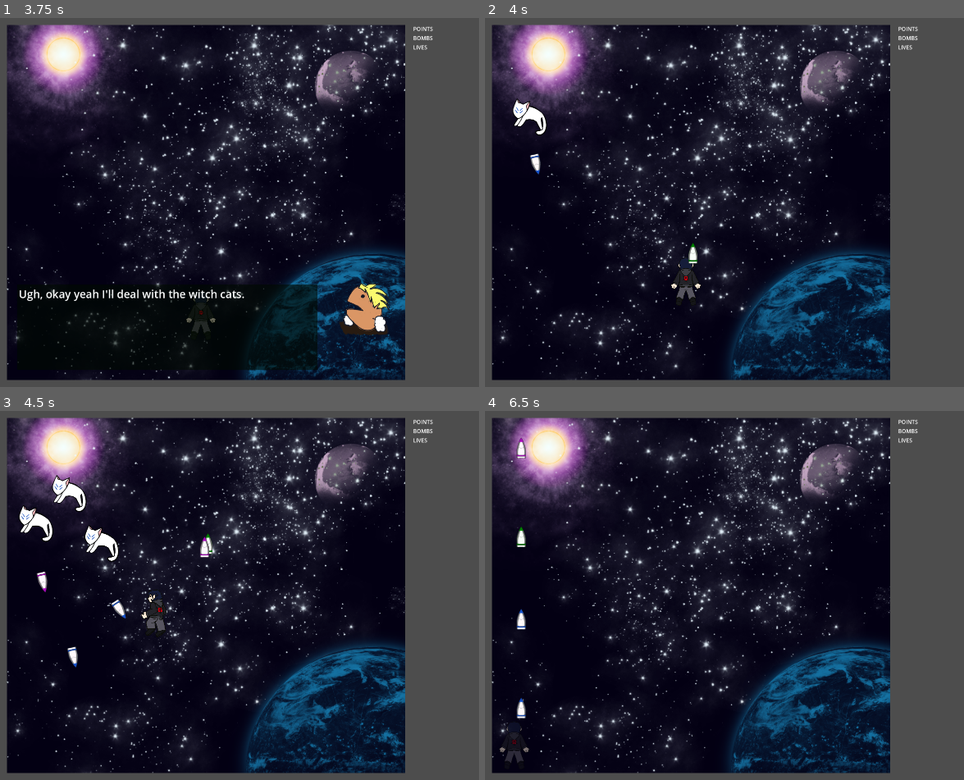
Above: before the commit, frames 1-4 (two rows, left to right).
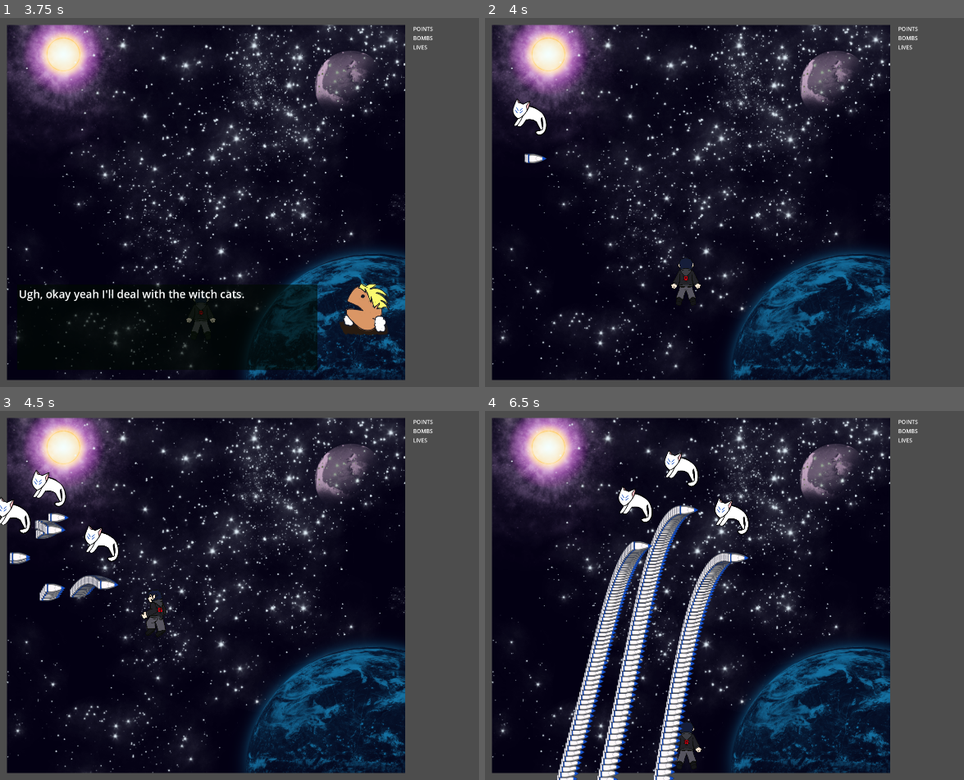
Above: after the commit, the same moments.

Repository: TresSims/Nickel2Danmaku
Game: Godot game, scene res://Levels/MainMenu/MainMenu.tscn
Same seed, same stepped clock (60 frames per second), same inputs: the game is played once before the commit and once after it.
Inputs:
- Up to frame 1 (3.75 s): click "Start" at 0.5 s; tap Enter at 1.25, 2.75 s; hold Right (right) 1.28-2.03 s; hold Z (fire) 1.28-2.03 s; tap Shift (switch) at 1.55, 2.1, 3.05, 3.6 s; tap Space at 2, 3.5 s; hold Down (down) 2.03-2.78 s; tap Z (fire) at 2.3 s; hold Right (right) 2.78-3.53 s; hold Z (fire) 2.78-3.53 s; hold W (up) from 3.53 s (still down)
- Up to frame 2 (4 s): keep holding W (up); tap Z (fire) at 3.8 s
- Up to frame 3 (4.5 s): release W (up) at 4.28 s; hold A (left) from 4.28 s (still down); hold Z (fire) from 4.28 s (still down)
- Up to frame 4 (6.5 s): tap Shift (switch) at 4.55, 5.1, 6.05 s; release Z (fire) at 5.03 s; tap Z (fire) at 5.3 s; release A (left) at 5.78 s; hold Down (down) from 5.78 s (still down); hold Z (fire) from 5.78 s (still down)

Frame 1 is identical in both runs. In frame 2, 0.2% of the frame differs, in the area x 8-45%, y 36-67%; in frame 3, 2.3%; in frame 4, 10%, in the area x 2-56%, y 7-100%.
Error after the commit: Parse Error: Expected closing ")" after call arguments. (res://Actors/Bullets/Bullet/Bullet.gd:38)

Commit message:
NIC-3 Bullet Spanwer System

Diff:
--- a/Actors/Bullets/Bullet/Bullet.gd
+++ b/Actors/Bullets/Bullet/Bullet.gd
@@ -1,5 +1,4 @@
 extends RigidBody2D
-
 class_name Bullet
 
 # Physics variables
@@ -20,7 +19,6 @@
     contact_monitor = true
     max_contacts_reported = 2
 
-
 func setup_sprite():
     _sprite.pause()
     # set initial rotation
@@ -37,6 +35,7 @@
 # Called every frame. 'delta' is the elapsed time since the previous frame.
 func _process(delta):
     move_and_collide(self.dir*self.speed)
+    print("bullet Angle %d" dir.angle())
     _sprite.rotation = dir.angle()
 
 func _on_body_entered(body:Node):
--- /dev/null
+++ b/Actors/Bullets/BulletSpawner/BulletSpawner.gd
@@ -0,0 +1,31 @@
+extends Node2D
+class_name BulletSpawner
+
+
+@export var radius:float
+@export var direction:Vector2
+@export var arc:float
+@export var amount:int
+
+var bullet_path= "res://Actors/Bullets/Bullet/Bullet.tscn"
+
+var bullet_scene
+
+var up = Vector2(0, 1)
+
+# Called when the node enters the scene tree for the first time.
+func _ready():
+        ready_spawner(bullet_path)
+
+func ready_spawner(new_bullet_path):
+        bullet_scene = load(new_bullet_path)
+
+func spawn_bullet():
+        print("spawner angle: %f" % direction.angle())
+
+        var location = Vector2(radius*sin(direction.angle_to(up)), radius*cos(direction.angle_to(up)))
+
+        var bullet_instance = bullet_scene.instantiate()
+        bullet_instance.dir = direction
+        bullet_instance.position = self.global_position + location
+        get_parent().get_parent().add_child(bullet_instance)
--- /dev/null
+++ b/Actors/Bullets/BulletSpawner/BulletSpawner.tscn
@@ -0,0 +1,10 @@
+[gd_scene load_steps=2 format=3 uid="uid://d1ih5pah7tih8"]
+
+[ext_resource type="Script" path="res://Actors/Bullets/BulletSpawner/BulletSpawner.gd" id="1_rail0"]
+
+[node name="BulletSpawner" type="Node2D"]
+script = ExtResource("1_rail0")
+radius = null
+direction = null
+arc = null
+amount = null
--- a/Actors/Player/Player.gd
+++ b/Actors/Player/Player.gd
@@ -1,4 +1,5 @@
 extends CharacterBody2D
+class_name Player
 
 
 const SPEED = 600.0
@@ -16,8 +17,8 @@
 @onready var _reload_timer = $ReloadTimer
 var _event_system = null
 
-var glitch_bullet = preload("res://Actors/Bullets/Bullet_Glitch/Bullet.tscn")
-var bet_bullet = preload("res://Actors/Bullets/Bullet_Bet/Bullet.tscn")
+var glitch_bullet = "res://Actors/Bullets/Bullet_Glitch/Bullet.tscn"
+var bet_bullet = "res://Actors/Bullets/Bullet_Bet/Bullet.tscn"
 var reload_time = 0.2
 
 var frame = 1
@@ -81,17 +82,12 @@
     var fire = Input.is_action_pressed("fire")
     if fire:
         if _reload_timer.time_left == 0:
-            var new_bullet
-            if switch:
-                # bet gun
-                new_bullet = bet_bullet.instantiate()
+            if(switch):
+                _bullet_spawner.ready_spawner(bet_bullet)
             else:
-                # glitch gun
-                new_bullet = glitch_bullet.instantiate()
+                _bullet_spawner.ready_spawner(glitch_bullet)
 
-            new_bullet.global_position = _bullet_spawner.global_position
-            print(new_bullet.global_position)
-            get_parent().add_child(new_bullet)
+            _bullet_spawner.spawn_bullet()
             _reload_timer.start(reload_time)
 
 
--- a/Actors/Player/Player.tscn
+++ b/Actors/Player/Player.tscn
@@ -1,7 +1,8 @@
-[gd_scene load_steps=11 format=3 uid="uid://bind8rvync2mo"]
+[gd_scene load_steps=12 format=3 uid="uid://bind8rvync2mo"]
 
-[ext_resource type="Script" path="res://Actors/Player/Player.gd" id="1_i8mc7"]
+[ext_resource type="Script" path="res://Actors/Player/Player.gd" id="1_ld03u"]
 [ext_resource type="Texture2D" uid="uid://dp3emxhorvutk" path="res://Actors/Player/PlayerSS.png" id="2_8765l"]
+[ext_resource type="PackedScene" uid="uid://d1ih5pah7tih8" path="res://Actors/Bullets/BulletSpawner/BulletSpawner.tscn" id="3_43ev8"]
 
 [sub_resource type="AtlasTexture" id="AtlasTexture_ywb5b"]
 atlas = ExtResource("2_8765l")
@@ -80,5 +81,7 @@
 position = Vector2(0, -9)
 shape = SubResource("CircleShape2D_obehr")
 
-[node name="BulletSpawner" type="Node2D" parent="."]
-position = Vector2(0, -91)
+[node name="BulletSpawner" parent="." instance=ExtResource("3_43ev8")]
+radius = 100.0
+direction = Vector2(1, -1)
+amount = 1
Not shown: 1 places in Actors/Player/Player.tscn that only renumber resources
